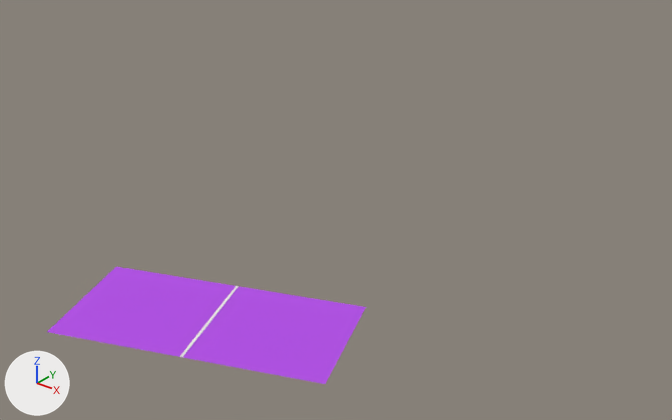
An edit to the glTF model srcs/frontend/public/field/terrain.glb, drawn before and after from the same camera.
One viewpoint serves both versions: a camera (50 mm lens) standing at (96.7, -76.1, 65.6) and looking at (14.4, 26.8, 1.8). The axes (+X, +Y, +Z) are drawn at lower left. The lights are the same throughout. Where no turn or scale is listed for an object, it has been applied to the vertices.

Script lines for the objects in view, before the commit:
```python
me_plan = bpy.data.meshes.new('Plan')
me_plan.from_pydata([(-1.0, -1.0, 0.0), (1.0, -1.0, 0.0), (-1.0, 1.0, 0.0), (1.0, 1.0, 0.0), (-1.0, 0.0, 0.0), (1.0, 0.0, 0.0)], [], [(4, 0, 1), (5, 3, 2), (4, 1, 5), (5, 2, 4)])
me_plan.materials.append(mat_matériau_001)  # purple #b34de7
me_plan_006 = bpy.data.meshes.new('Plan.006')
me_plan_006.from_pydata([(2.9, -7.9, 0.0), (3.3, -7.7, 0.0), (-3.3, 7.7, 0.0), (-2.9, 7.9, 0.0)], [], [(0, 1, 3), (0, 3, 2)])
ob_plan_001 = bpy.data.objects.new('Plan.001', me_plan)
ob_plan_001.location = (24.0, -9.9, 3.7)
ob_plan_001.rotation_euler = (0.0, 0.0, 1.946)  # degrees (0, 0, 111)
ob_plan_001.scale = (8.38, 17.5, 8.02)
ob_plan_003 = bpy.data.objects.new('Plan.003', me_plan_006)
ob_plan_003.location = (24.1, -9.8, 3.7)
```
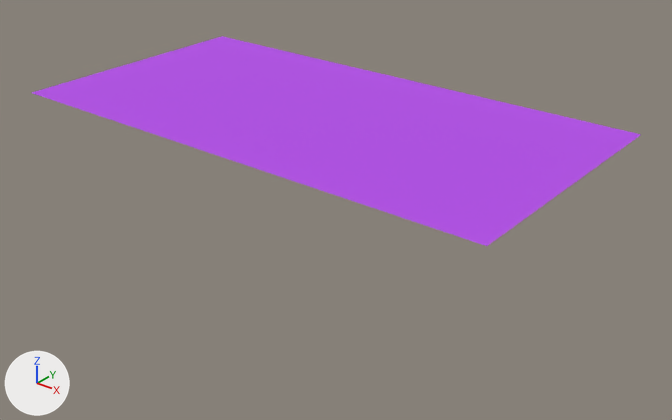
Location of each change, [x1, y1, x2, y2] in pixels of the pictures (672 x 420 px):
'Plan.001', moved, turned, rescaled: before [47, 267, 366, 384]; after [32, 36, 641, 246]
'Plan.003', deleted: before [180, 286, 239, 357]

Edits to the bpy script that builds the scene:
```text
Change ob_plan_001:
    ob_plan_001.location: (24.0, -9.9, 3.7) -> (0.8, 38.9, 11.5)
    ob_plan_001.rotation_euler: (0.0, 0.0, 1.946) -> (0.0, -3.142, -1.569)  # degrees (0, 0, 111) -> degrees (0, -180, -90)
    ob_plan_001.scale: (8.38, 17.5, 8.02) -> (-24.2, -47.0, -15.9)
Remove ob_plan_003:
    ob_plan_003 = bpy.data.objects.new('Plan.003', me_plan_006)
    ob_plan_003.location = (24.1, -9.8, 3.7)
```
